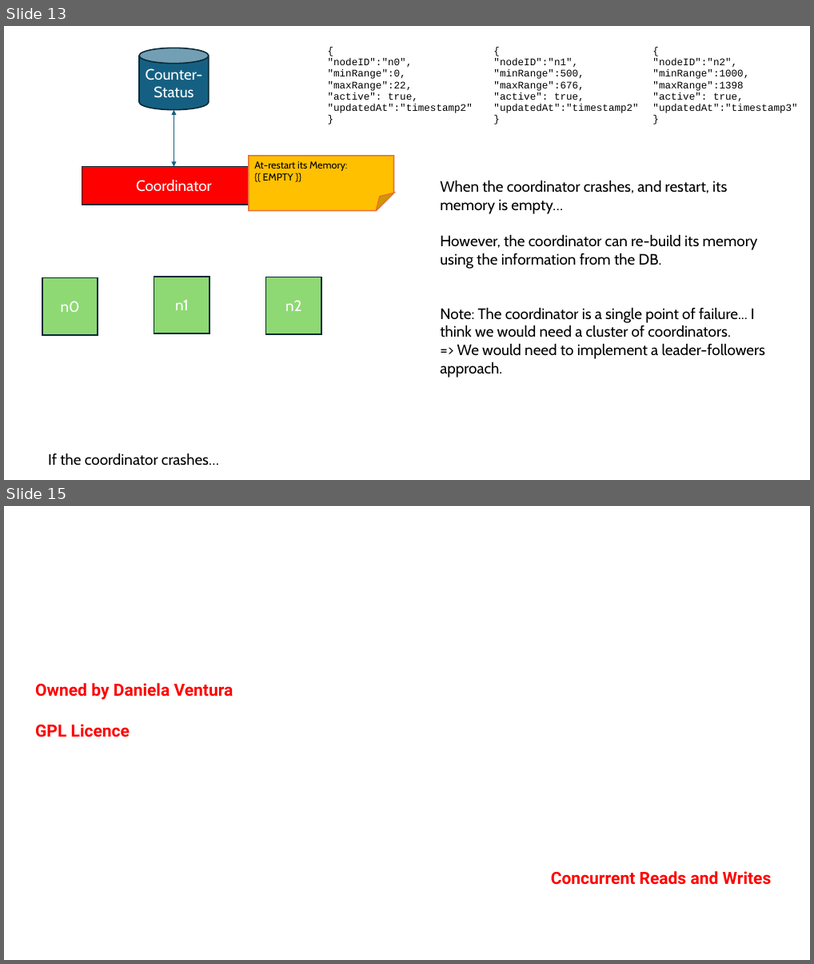
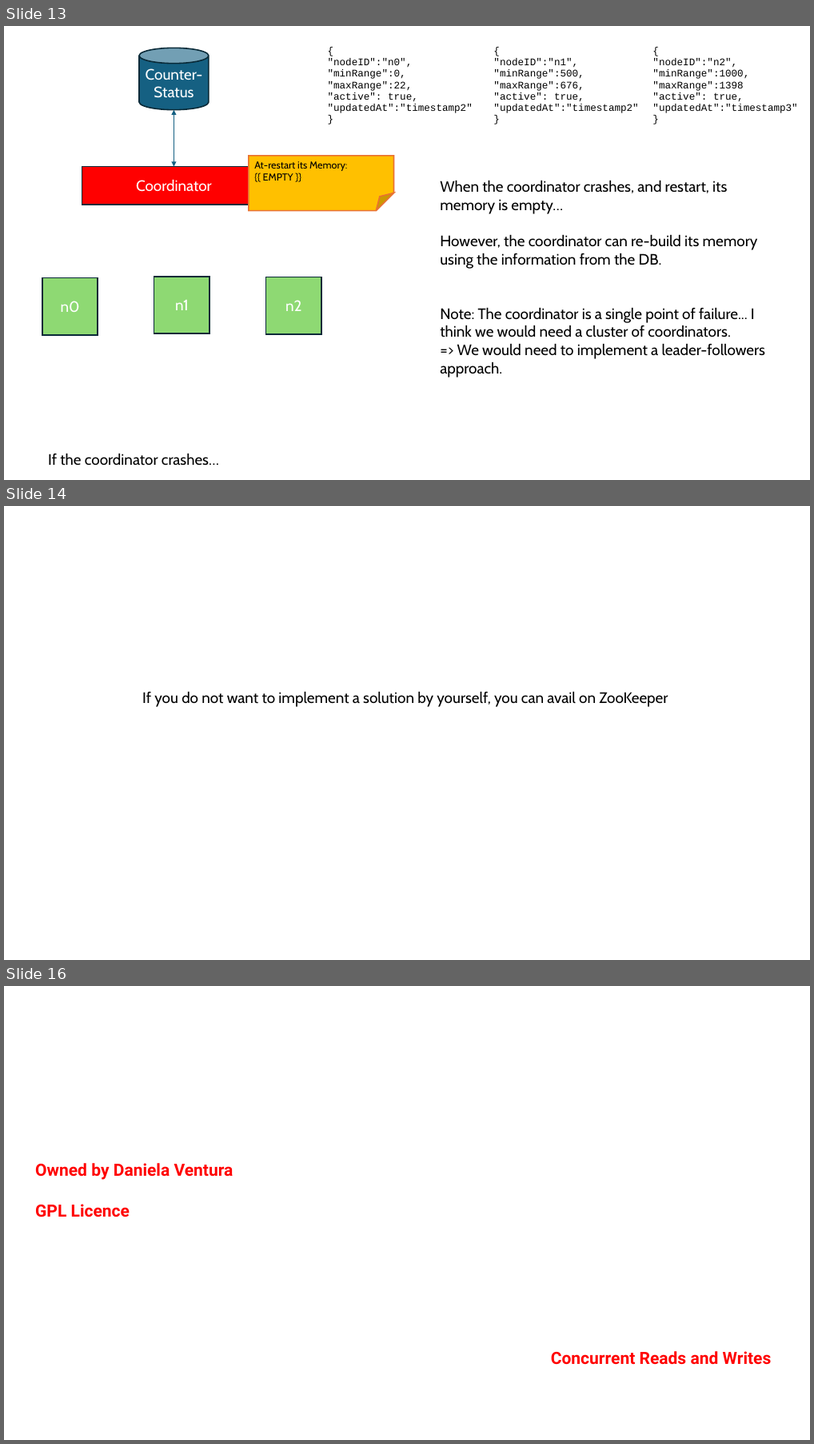
Before and after one commit to dventura3/system-design, a slide deck: docs/MySystemDesign_RangeOfCounter.pptx. Shown one above the other, each under a label of ours: slides 13 and 15 before the commit, slides 13, 14 and 16 after it; the slides between them are not shown. The pictures are 814x964 and 814x1444 pixels, drawn with LibreOffice and Linux fonts; fonts in the diff are those of the drawing. Boxes give left, top, right and bottom in pixels: in the first picture for what was removed or moved away, otherwise in the second. Text is boxed around its words. In the diff, an @@ line names an element or a change of style, - is before the commit and + after.

```diff
--- a/docs/MySystemDesign_RangeOfCounter.pptx
+++ b/docs/MySystemDesign_RangeOfCounter.pptx
@@ slide 14 added at bbox=[4, 506, 810, 960], background #FFFFFF @@
@@ text added at bbox=[142, 691, 668, 707], 18 pt, text #000000 @@
+If you do not want to implement a solution by yourself, you can avail on ZooKeeper
@@ what was slide 15 is now slide 16 @@
```
Also in this commit, not shown: 1 slide changed, 3 other slides added, 13 other files.
